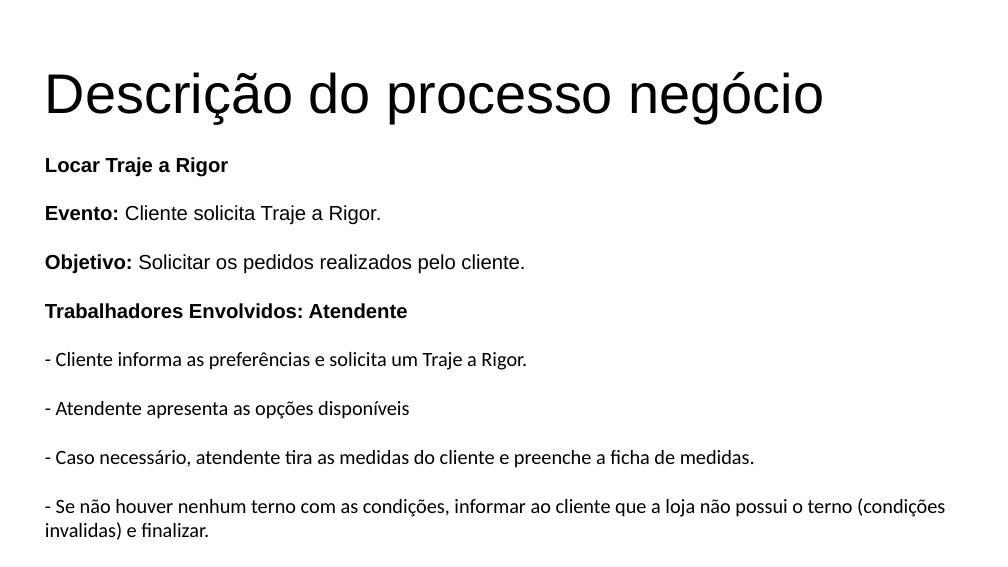
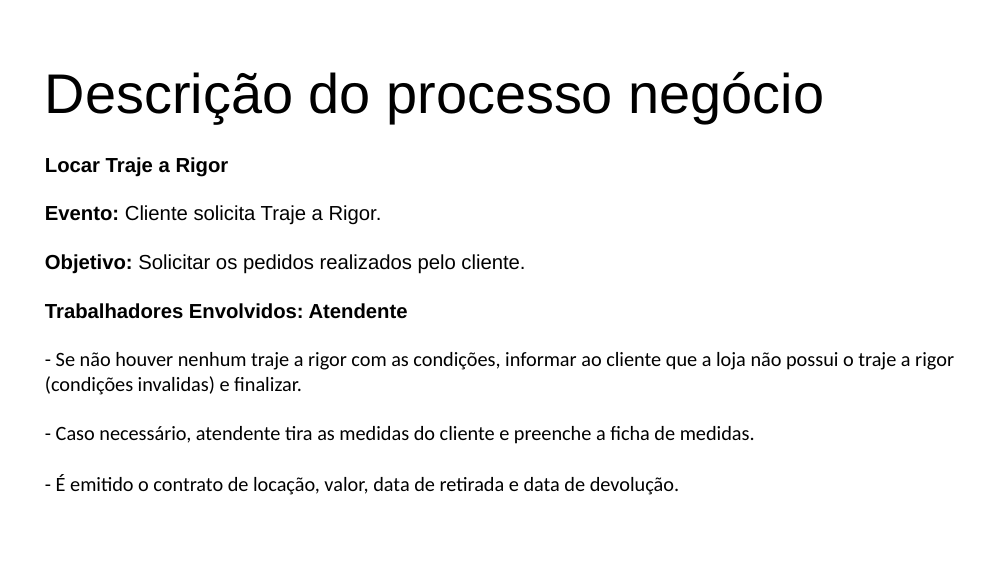
Before and after one commit to grupopenelopechavosa/OPE---Faculdade-Impacta, a slide deck: slide 1 of 18 - Descrição dos Processo de Negocio.pptx. Drawn at 1008x567 pixels with LibreOffice and Linux fonts; fonts in the diff are those of the drawing. Boxes give left, top, right and bottom in pixels: in the first picture for what was removed or moved away, otherwise in the second. Text is boxed around its words. In the diff, an @@ line names an element or a change of style, - is before the commit and + after.

```diff
--- a/18 - Descrição dos Processo de Negocio.pptx
+++ b/18 - Descrição dos Processo de Negocio.pptx
@@ text at [45,352,954,495]: text changed @@
-- Cliente informa as preferências e solicita um Traje a Rigor.
-- Atendente apresenta as opções disponíveis
-- Caso necessário, atendente tira as medidas do cliente e preenche a ficha de medidas.
-- Se não houver nenhum terno com as condições, informar ao cliente que a loja não possui o terno (condições invalidas) e finalizar.
+- Se não houver nenhum traje a rigor com as condições, informar ao cliente que a loja não possui o traje a rigor (condições invalidas) e finalizar.
+- Caso necessário, atendente tira as medidas do cliente e preenche a ficha de medidas.
+- É emitido o contrato de locação, valor, data de retirada e data de devolução.
```
Also in this commit, not shown: 4 other slides changed, 2 slides removed, 4 other files.
